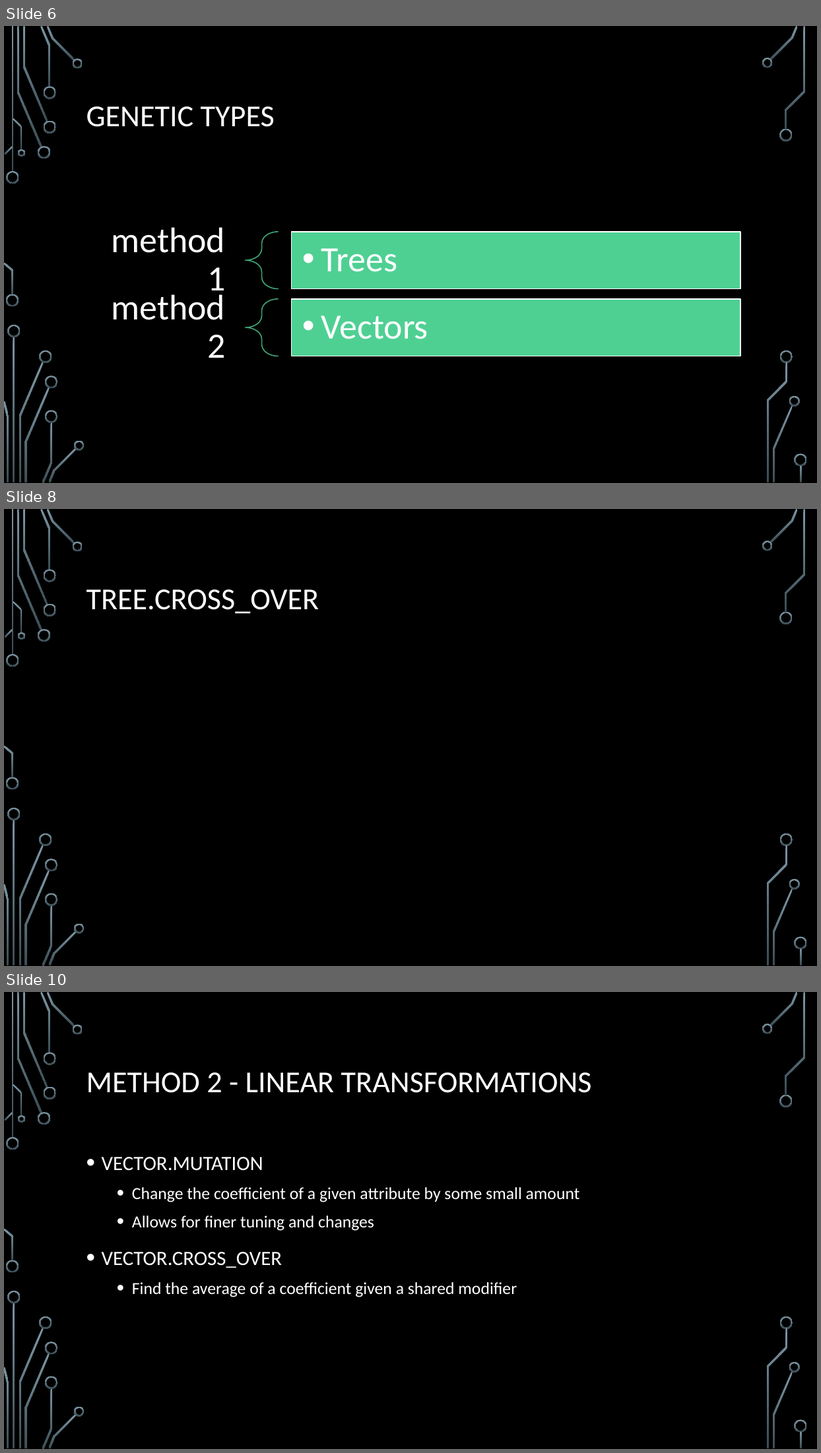
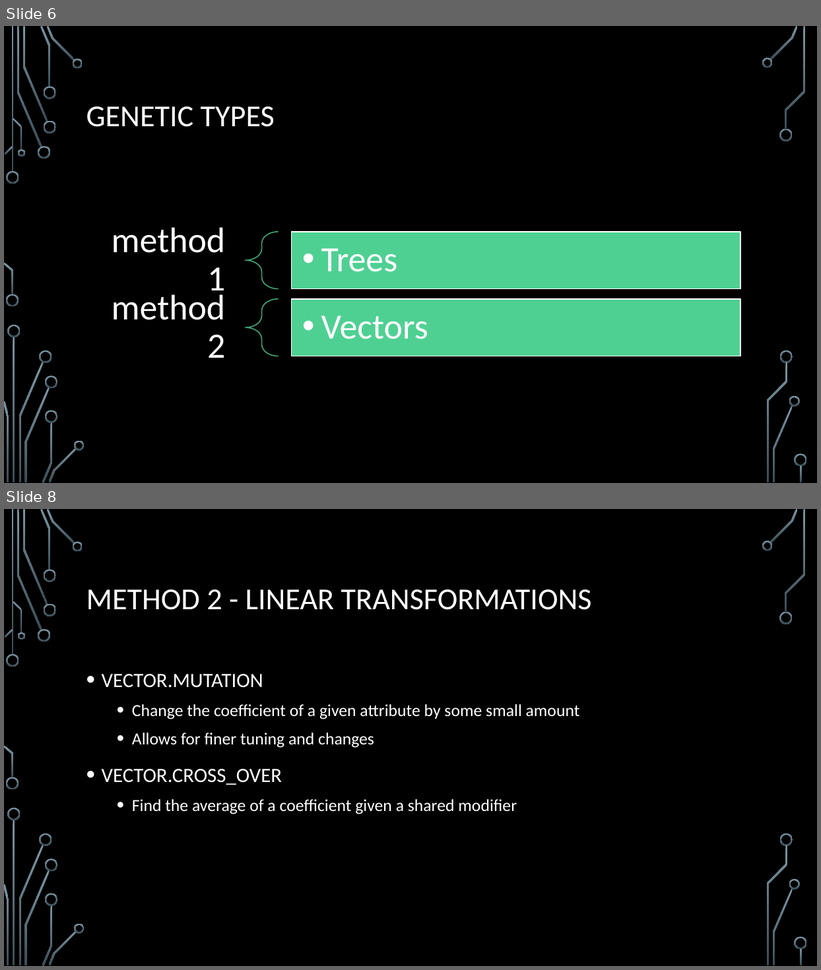
Before and after one commit to acbart/attribute-learning-system, a slide deck: presentation/Attribute Learning System Presentation.pptx. Shown one above the other, each under a label of ours: slides 6, 8 and 10 before the commit, slides 6 and 8 after it; the slides between them are not shown. The pictures are 821x1453 and 821x970 pixels, drawn with LibreOffice and Linux fonts; fonts in the diff are those of the drawing; background and template pictures are left out. Boxes give left, top, right and bottom in pixels: in the first picture for what was removed or moved away, otherwise in the second. Text is boxed around its words. In the diff, an @@ line names an element or a change of style, - is before the commit and + after.

```diff
--- a/presentation/Attribute Learning System Presentation.pptx
+++ b/presentation/Attribute Learning System Presentation.pptx
@@ slide 8 removed at [4,509,817,966], background picture (left out); not listed: 36 template elements that a slide beside it also shows @@
@@ title removed at [86,590,319,614] @@
-TREE.CROSS_OVER
@@ what was slide 10 is now slide 8 @@
```
Also in this commit, not shown: 1 slide added, 2 other slides removed.
